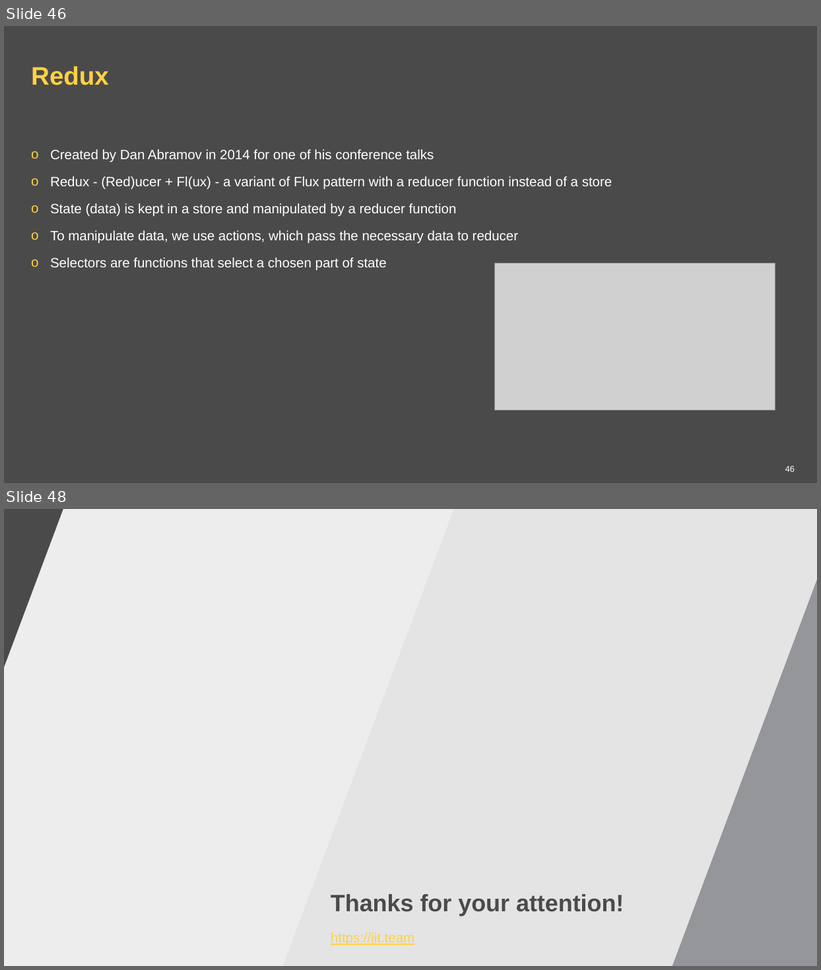
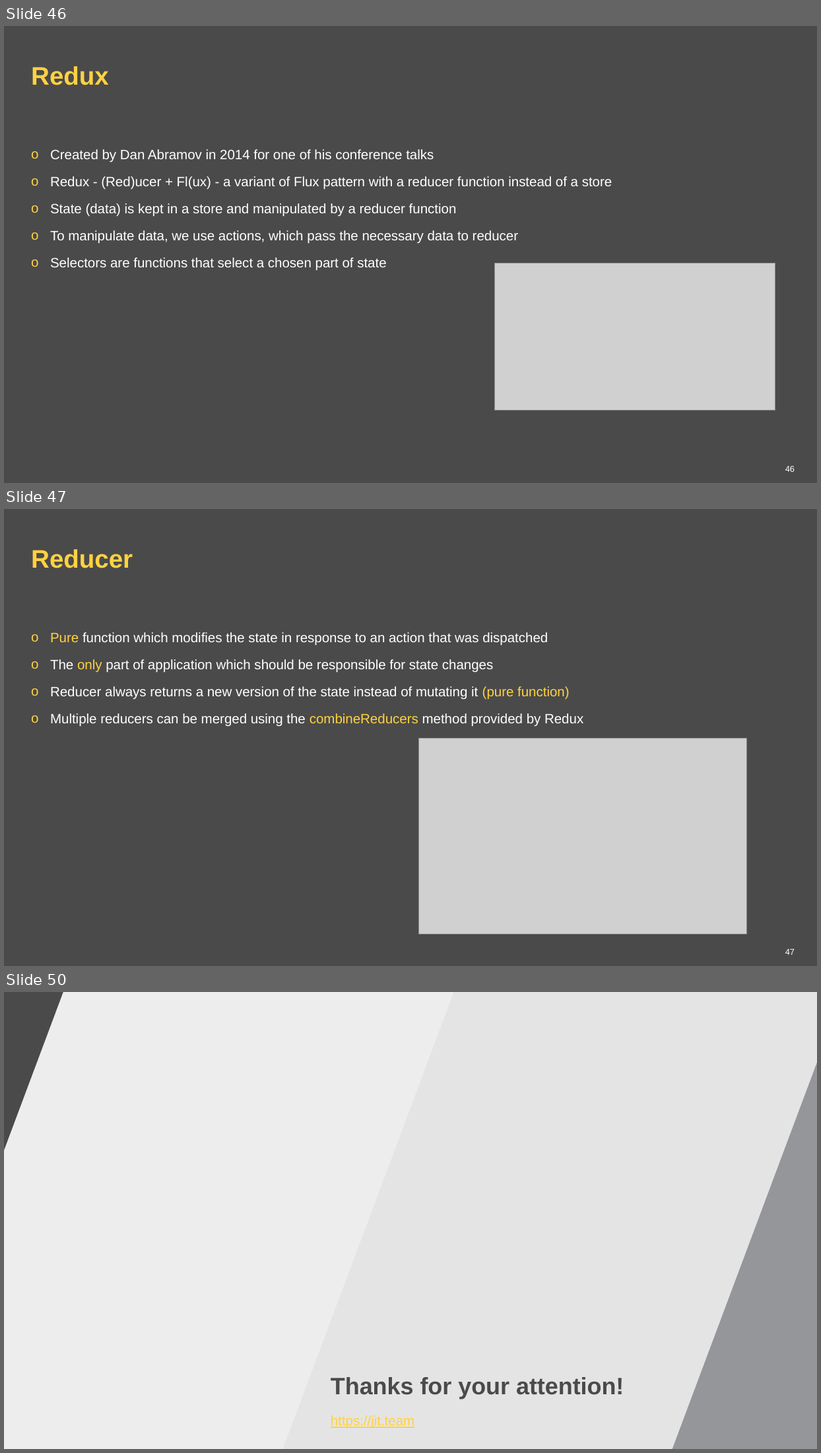
Before and after one commit to ppuzio/react-course-examples, a slide deck: React BEST course.pptx. Shown one above the other, each under a label of ours: slides 46 and 48 before the commit, slides 46, 47 and 50 after it; the slides between them are not shown. The pictures are 821x970 and 821x1453 pixels, drawn with LibreOffice and Linux fonts; fonts in the diff are those of the drawing; grey boxes stand for pictures; background and template pictures are left out. Boxes give left, top, right and bottom in pixels: in the first picture for what was removed or moved away, otherwise in the second. Text is boxed around its words. In the diff, an @@ line names an element or a change of style, - is before the commit and + after.

Commit message:
redux presentation part

```diff
--- a/React BEST course.pptx
+++ b/React BEST course.pptx
@@ slide 47 added at <box>4,509,817,966</box>, background #4A4A4A @@
@@ title added at <box>31,549,133,568</box>, 30 pt, text #FFD242, bold @@
+Reducer
@@ text added at <box>50,632,583,727</box>, 16 pt, text #FFFFFF @@
+o Pure function which modifies the state in response to an action that was dispatched
+o The only part of application which should be responsible for state changes
+o Reducer always returns a new version of the state instead of mutating it (pure function)
+o Multiple reducers can be merged using the combineReducers method provided by Redux
@@ picture added at <box>419,739,748,934</box> @@
@@ page number added at <box>785,949,795,955</box>, 10 pt, text #FFFFFF @@
+47
@@ what was slide 48 is now slide 50 @@
```
Also in this commit, not shown: 1 slide changed, 1 other slide added.
